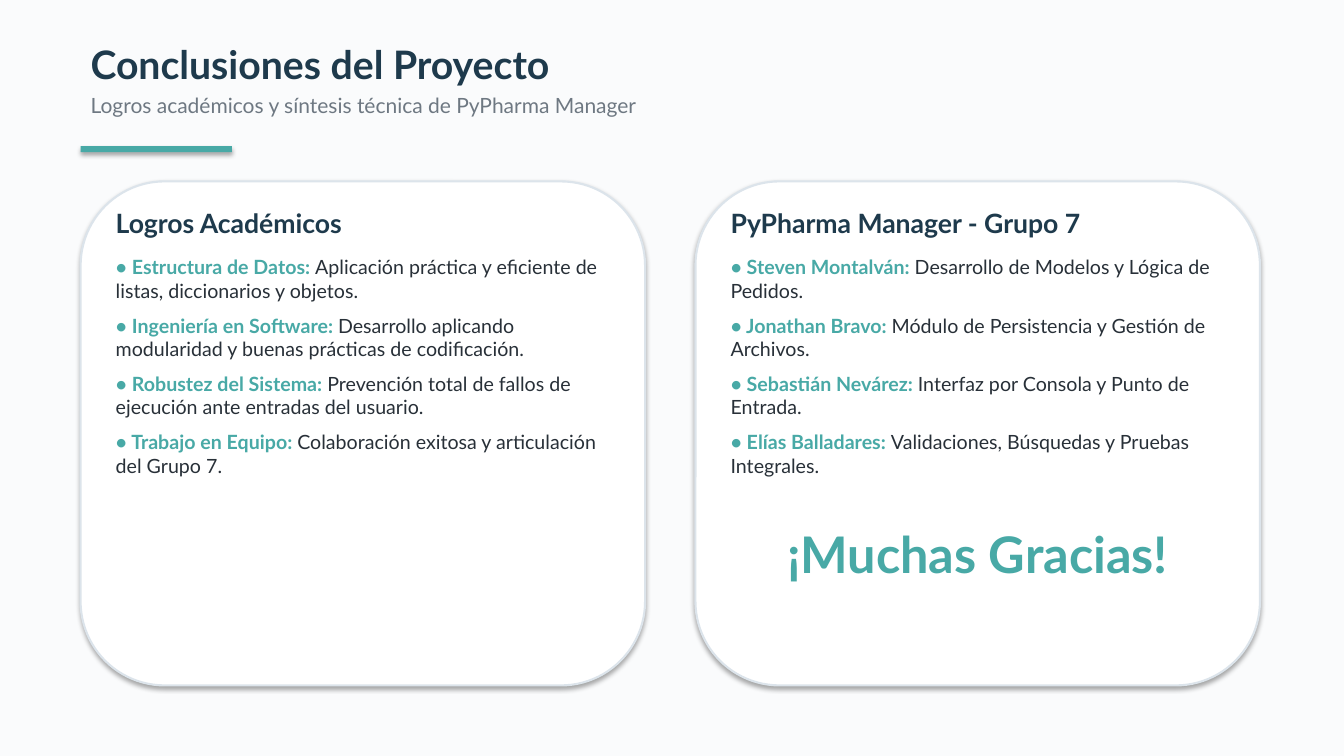
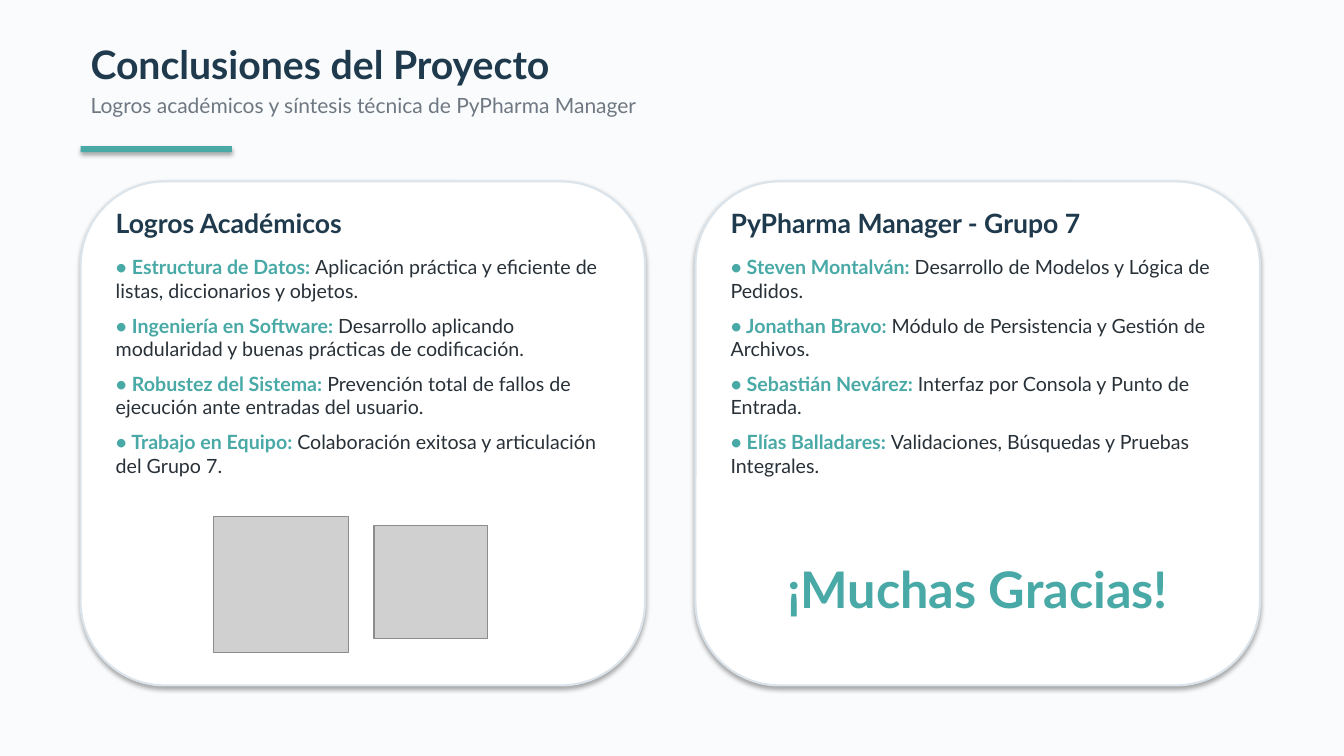
Before and after one commit to JBalladaresM2/componente-practico-2, a slide deck: slide 10 of Presentacion.pptx (slide 8 before the commit). Drawn at 1344x756 pixels with LibreOffice and Linux fonts; fonts in the diff are those of the drawing; grey boxes stand for pictures. Boxes give left, top, right and bottom in pixels: in the first picture for what was removed or moved away, otherwise in the second. Text is boxed around its words. In the diff, an @@ line names an element or a change of style, - is before the commit and + after.

```diff
--- a/Presentacion.pptx
+++ b/Presentacion.pptx
@@ text "PyPharma Manager - Grupo 7" rewrapped from box(731, 213, 1209, 582) to box(731, 213, 1209, 616) @@
@@ picture added at box(213, 517, 349, 653) @@
@@ picture added at box(374, 525, 488, 639) @@
```
Also in this commit, not shown: 6 other slides changed, 2 slides added, 1 other file.
